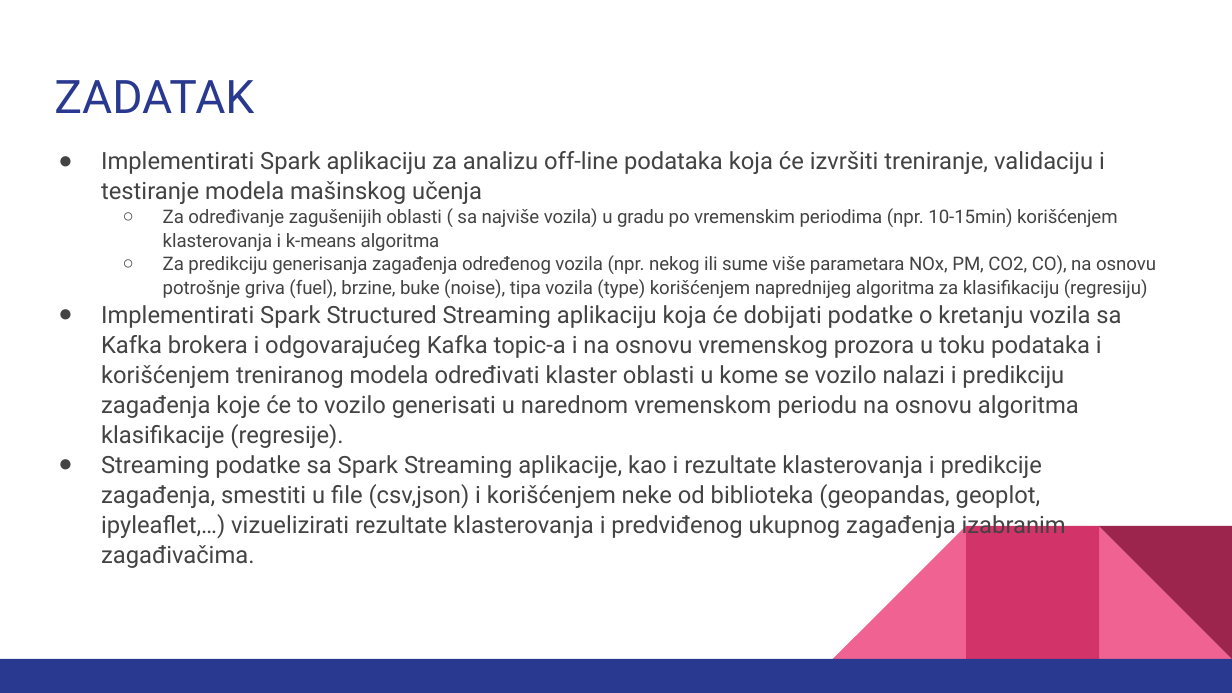
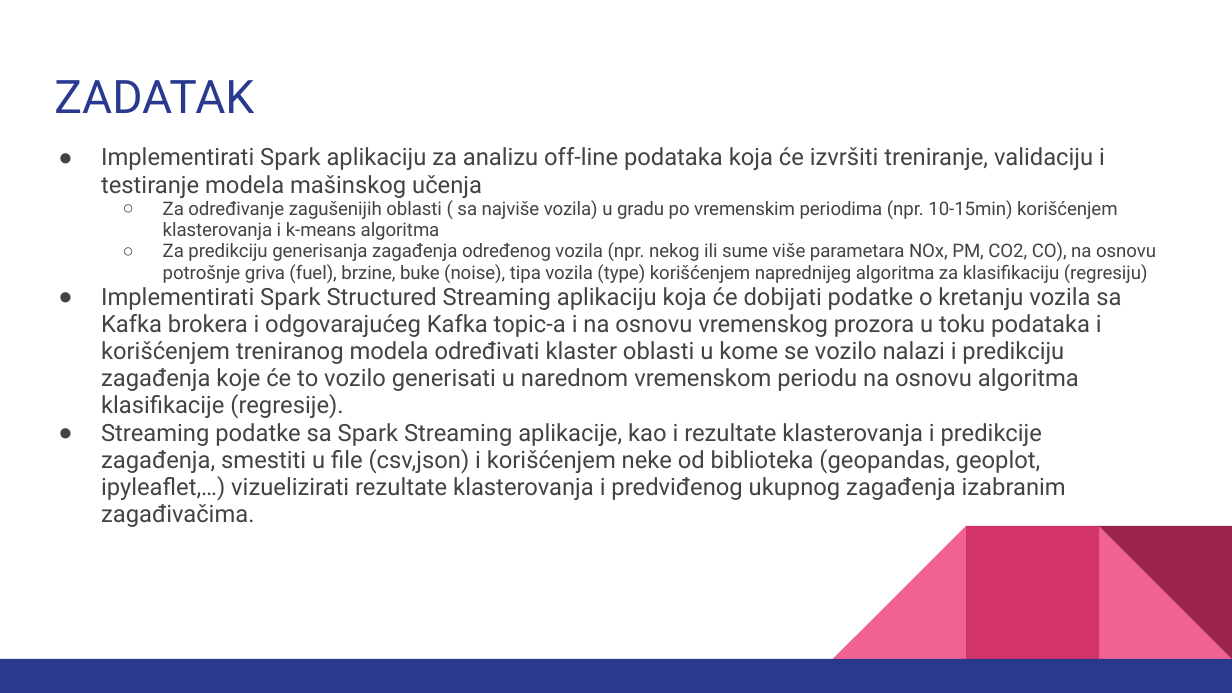
Before and after one commit to milicaj00/BigData, a slide deck: slide 2 of Projekat 3 - Big Mobility Data Analytics/Big data systems - Project 3.pptx. Drawn at 1232x693 pixels with LibreOffice and Linux fonts; fonts in the diff are those of the drawing. Boxes give left, top, right and bottom in pixels: in the first picture for what was removed or moved away, otherwise in the second. Text is boxed around its words. In the diff, an @@ line names an element or a change of style, - is before the commit and + after.

```diff
--- a/Projekat 3 - Big Mobility Data Analytics/Big data systems - Project 3.pptx
+++ b/Projekat 3 - Big Mobility Data Analytics/Big data systems - Project 3.pptx
@@ text "Implementirati Spark aplikaciju za analizu ..." at (101,147,1156,527): line spacing 1.05 to 0.95 @@
```
Also in this commit, not shown: 7 other slides changed, 2 slides added, 29 other files.
